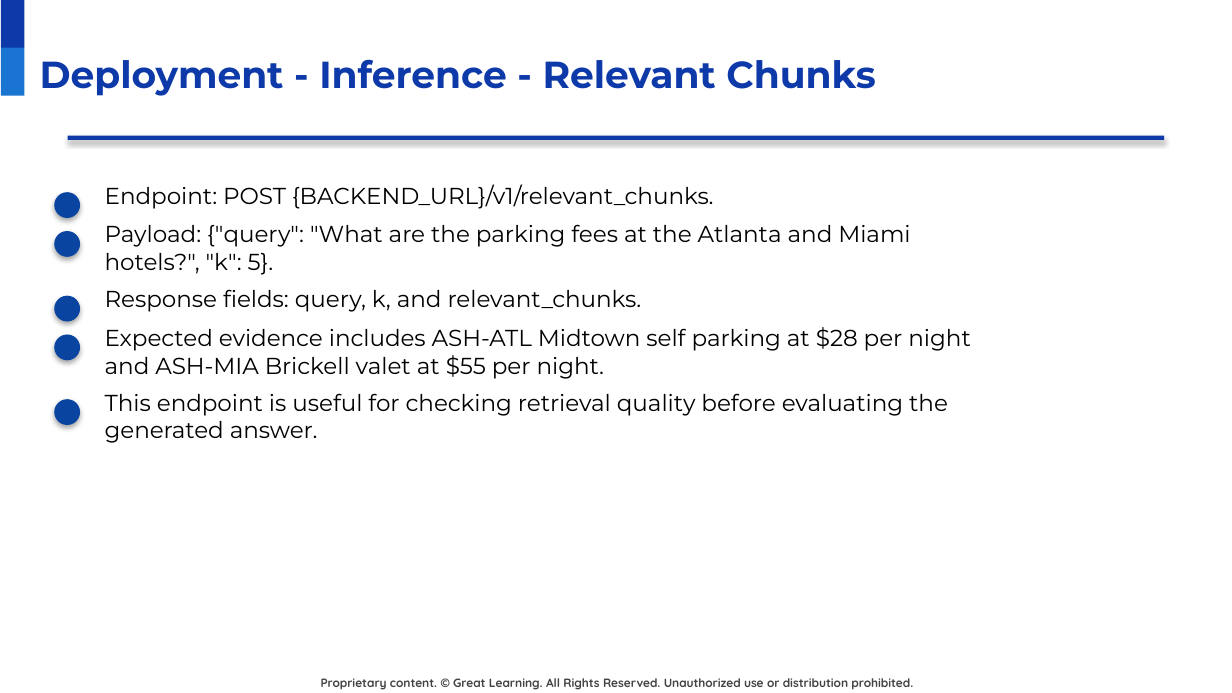
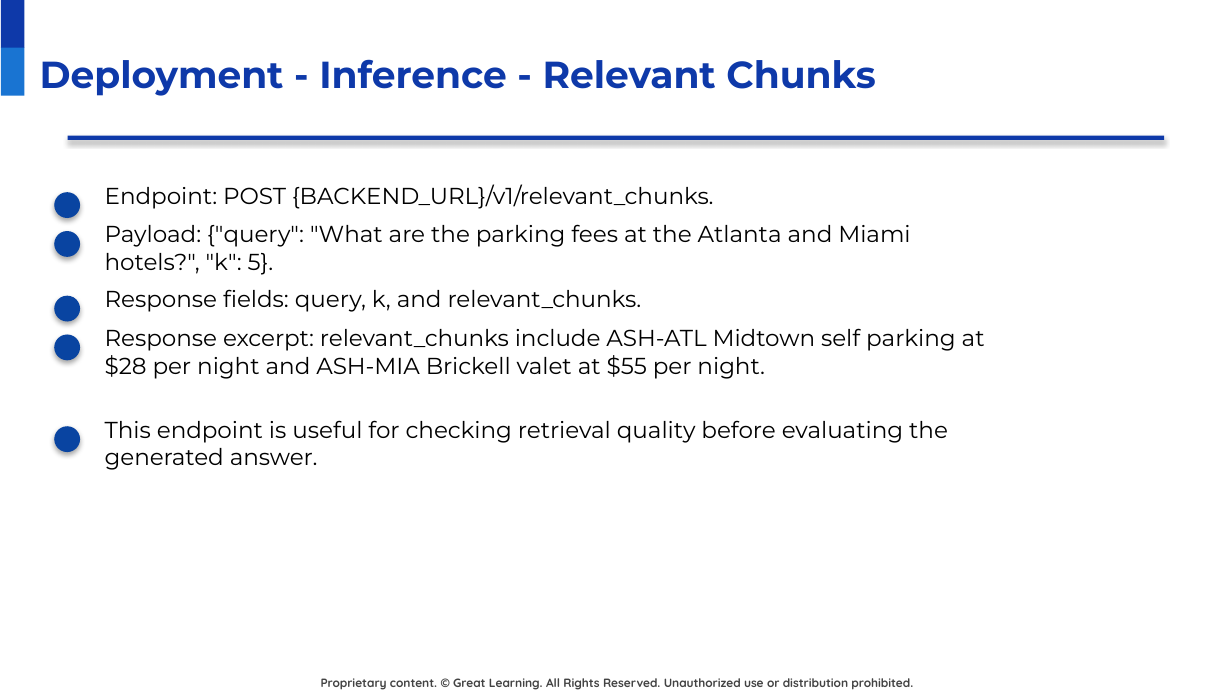
Before and after one commit to raovutukoor1/aurora-stay-qna, a slide deck: slide 28 of presentations/Aurora_Stays_RAG_Project_Presentation_Template_Style.pptx. Drawn at 1232x693 pixels with LibreOffice and Linux fonts; fonts in the diff are those of the drawing; background and template pictures are left out. Boxes give left, top, right and bottom in pixels: in the first picture for what was removed or moved away, otherwise in the second. Text is boxed around its words. In the diff, an @@ line names an element or a change of style, - is before the commit and + after.

```diff
--- a/presentations/Aurora_Stays_RAG_Project_Presentation_Template_Style.pptx
+++ b/presentations/Aurora_Stays_RAG_Project_Presentation_Template_Style.pptx
@@ text at [105,328,985,379]: text changed @@
-Expected evidence includes ASH-ATL Midtown self parking at $28 per night and ASH-MIA Brickell valet at $55 per night.
+Response excerpt: relevant_chunks include ASH-ATL Midtown self parking at $28 per night and ASH-MIA Brickell valet at $55 per night.
@@ text "This endpoint is useful for ...": place and size @@
-text "This endpoint is useful for ..." at [105,393,948,443]
+text "This endpoint is useful for ..." at [105,420,948,470]
@@ ellipse: place and size @@
-ellipse at [54,399,80,425]
+ellipse at [54,426,80,452]
```
Also in this commit, not shown: 6 other slides changed, 1 slide added, 1 slide removed, 2 other files.
